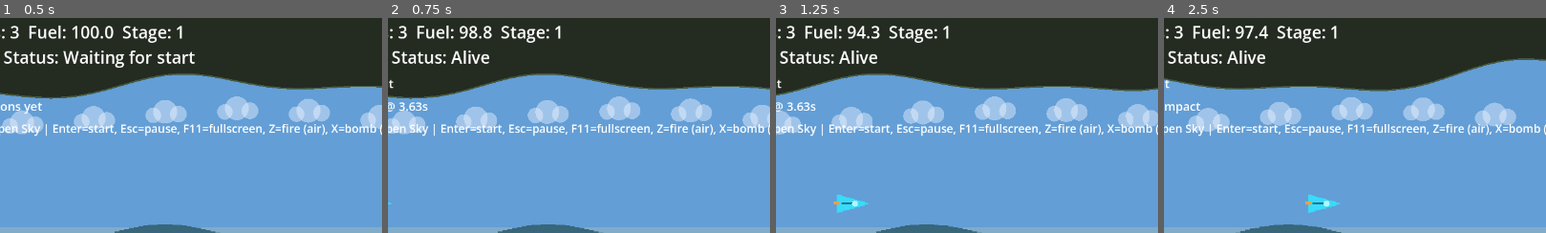
Above: before the commit, frames 1-4 (left to right).
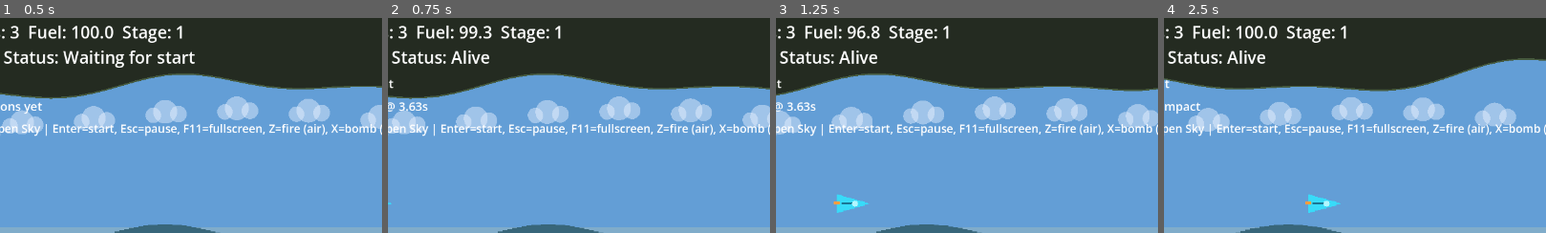
Above: after the commit, the same moments.

Repository: cbremer/starkiller-space-game
Game: Godot game, scene res://scenes/Main.tscn
Same seed, same stepped clock (60 frames per second), same inputs: the game is played once before the commit and once after it.
Inputs (mouse positions are % of the whole screen's width and height, from its top left):
- Up to frame 1 (0.5 s): no input
- Up to frame 2 (0.75 s): tap Enter (start) at 0.5 s; move the mouse to (72, 45) at 0.52 s; hold Right (move_right) from 0.53 s (still down); tap X (bomb) at 0.6 s; click (72, 45) at 0.67 s
- Up to frame 3 (1.25 s): keep holding Right (move_right); tap Space at 0.77 s
- Up to frame 4 (2.5 s): release Right (move_right) at 1.25 s; drag from (30, 55) to (45, 70) at 1.27 s; move the mouse to (60, 28) at 2.02 s; hold Right (move_right) from 2.03 s (still down); hold R (refuel) from 2.03 s (still down)
The pictures show only the part of the screen within x 16-66%, y 1-51%; the shares and areas given below are measured in that part.

Frame 1 is identical in both runs. In frame 2, 0.1% of the frame differs, in the area x 21-28%, y 3-10%; in frame 3, 0.1%; in frame 4, 1.1%, in the area x 18-48%, y 3-12%.

Commit message:
Document Session 9 and reframe tracker

Diff:
--- a/scripts/main.gd
+++ b/scripts/main.gd
@@ -1,6 +1,6 @@
 extends Node2D
 
-const FUEL_DRAIN_PER_SECOND := 9.0
+const FUEL_DRAIN_PER_SECOND := 5.0
 const REFUEL_PER_SECOND := 32.0
 const REFUEL_RECT := Rect2(Vector2(15, 170), Vector2(130, 260))
 const BOLT_SPAWN_OFFSET := Vector2(22, 0)
Not shown, changed: README.md
Not shown, changed: docs/project-starkiller-prototype/2026-02-28-spec-starkiller-prototype-v1.md
Not shown, changed: docs/project-starkiller-prototype/2026-03-01-tasks-session-08-stage-data-and-validation-kickoff.md
Not shown, added: docs/project-starkiller-prototype/2026-03-02-tasks-session-09-terrain-drive.md
Not shown, changed: docs/project-starkiller-prototype/README.md
